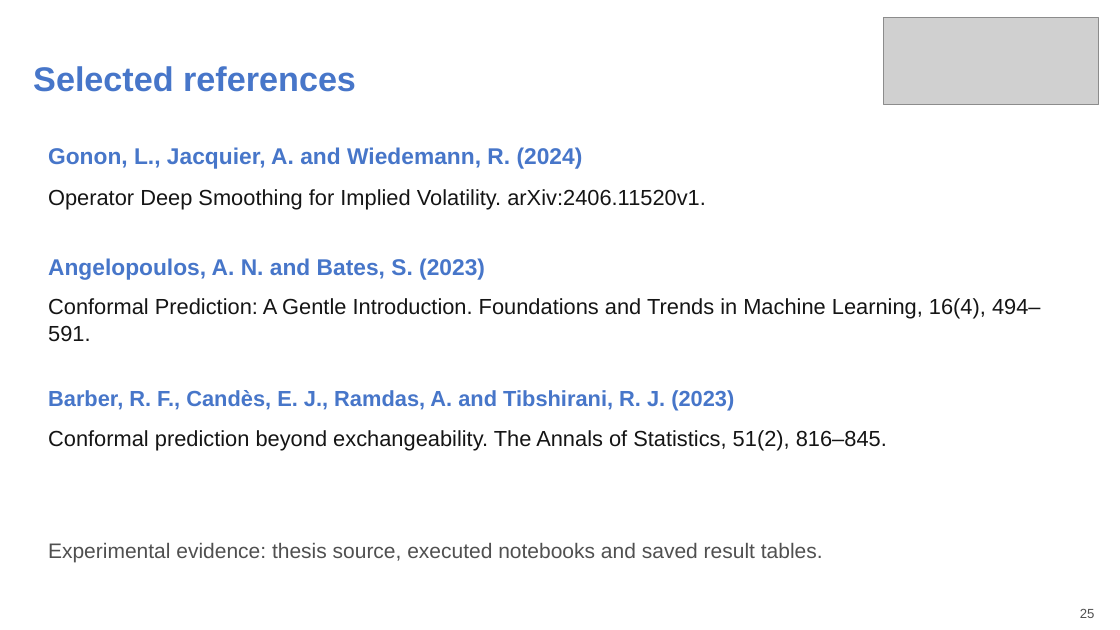
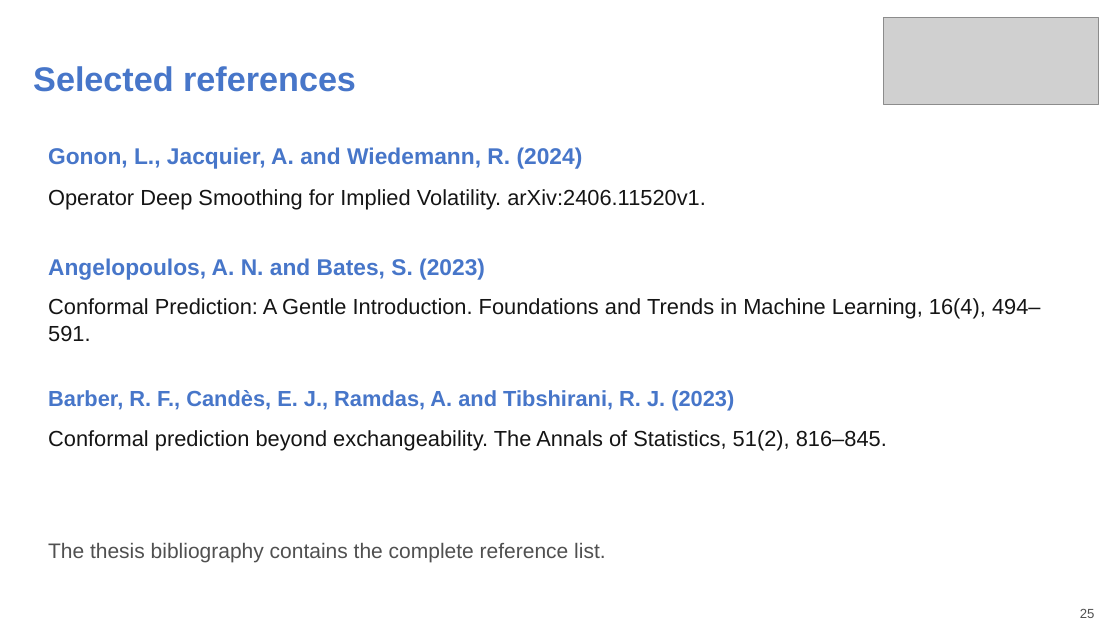
Before and after one commit to aniketnighot/conformal-prediction-thesis, a slide deck: slide 25 of presentations/thesis_defence_complete_verified.pptx. Drawn at 1120x630 pixels with LibreOffice and Linux fonts; fonts in the diff are those of the drawing; grey boxes stand for pictures. Boxes give left, top, right and bottom in pixels: in the first picture for what was removed or moved away, otherwise in the second. Text is boxed around its words. In the diff, an @@ line names an element or a change of style, - is before the commit and + after.

Commit message:
Update thesis defence presentation references and caveats

```diff
--- a/presentations/thesis_defence_complete_verified.pptx
+++ b/presentations/thesis_defence_complete_verified.pptx
@@ text at (x1=48, y1=543, x2=605, y2=562): text changed @@
-Experimental evidence: thesis source, executed notebooks and saved result tables.
+The thesis bibliography contains the complete reference list.
```
Also in this commit, not shown: 28 other slides changed.
